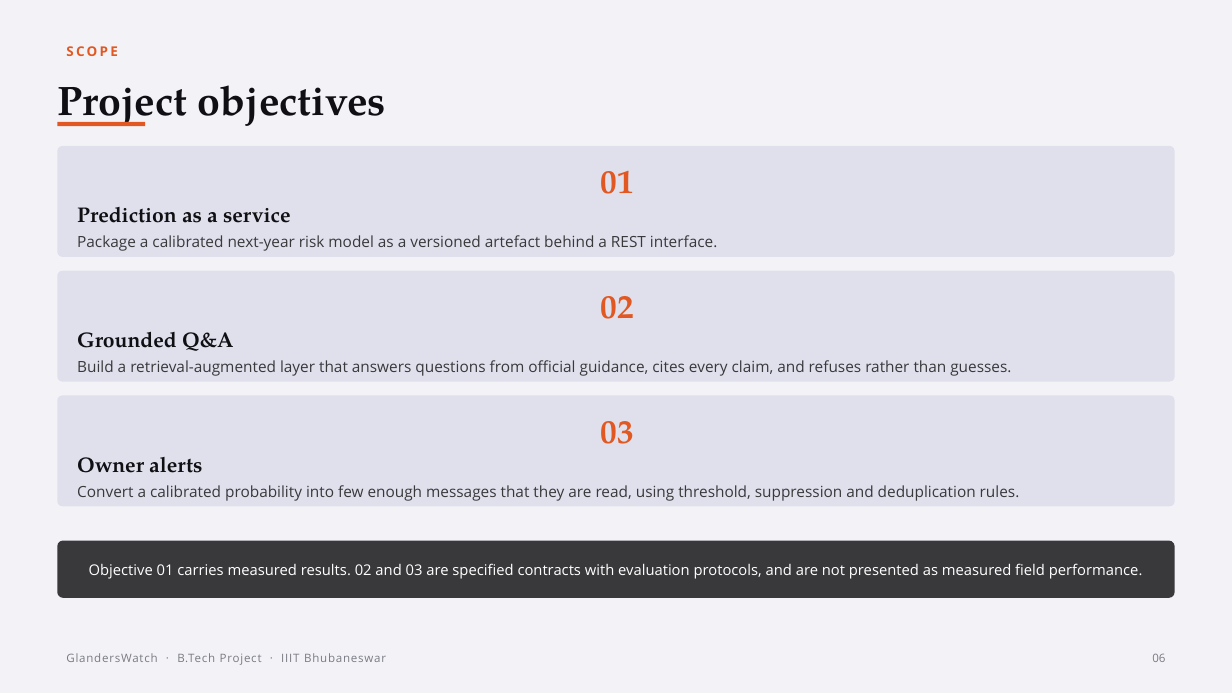
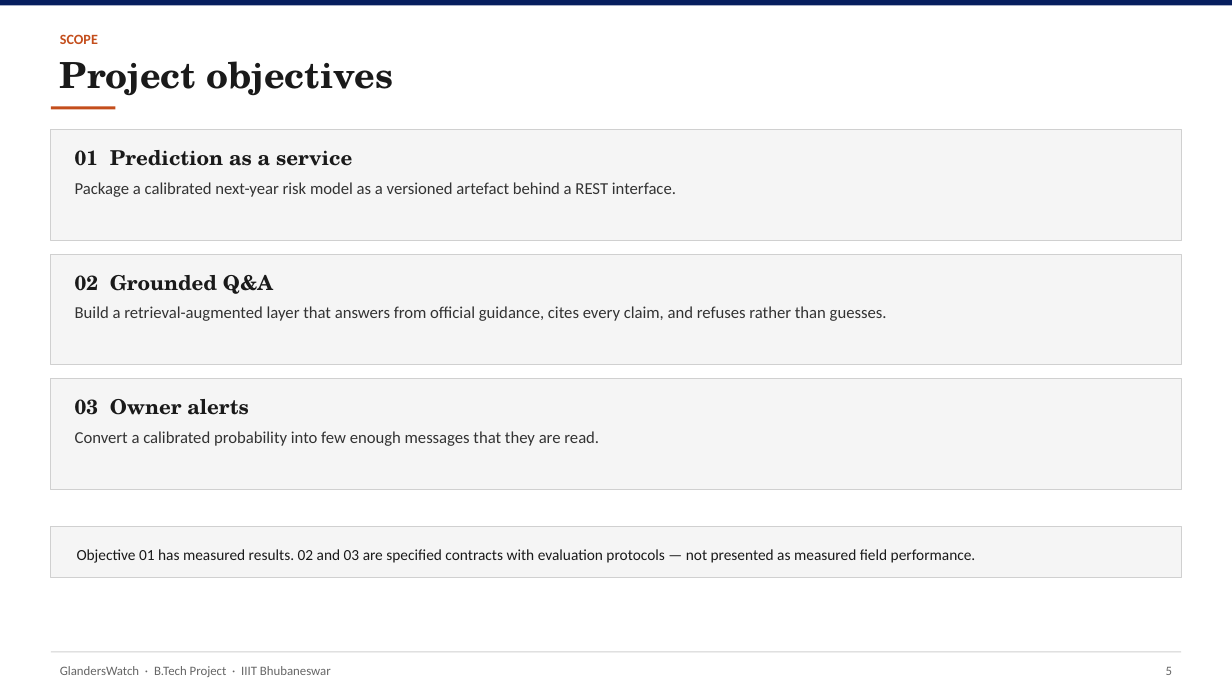
Before and after one commit to YuvrajSingh-mist/glandersWatch, a slide deck: slide 6 of slides/GlandersWatch_Deck.pptx. Drawn at 1232x693 pixels with LibreOffice and Linux fonts; fonts in the diff are those of the drawing. Boxes give left, top, right and bottom in pixels: in the first picture for what was removed or moved away, otherwise in the second. Text is boxed around its words. In the diff, an @@ line names an element or a change of style, - is before the commit and + after.

Commit message:
Simplify deck design and use report-exported figures only
Replace decorative pipeline art with charts cropped from Final_v2,
flatten the visual style to white slides with navy accents, and keep
IIIT logo as the only non-report image.

```diff
--- a/slides/GlandersWatch_Deck.pptx
+++ b/slides/GlandersWatch_Deck.pptx
@@ rectangle added at [0,0,1232,6], fill #061E5E @@
@@ text "SCOPE": place and size @@
-text "SCOPE" at [66,46,117,56]
+text "SCOPE" at [60,34,98,44]
@@ text "SCOPE" at [60,34,98,44]: size 10.5 to 11 pt, font Open Sans to Calibri, text colour #E25822 to #C44E1C, letter spacing 1.8 to 0 pt @@
@@ text "Project objectives": place and size @@
-text "Project objectives" at [57,85,386,126]
+text "Project objectives" at [60,61,393,96]
@@ text "Project objectives" at [60,61,393,96]: size 32 to 28 pt, font TeX Gyre Pagella to TeX Gyre Schola, text colour #101014 to #1A1A1A @@
@@ rectangle: place and size @@
-rectangle at [57,122,145,126]
+rectangle at [51,106,116,110]
@@ rectangle at [51,106,116,110]: fill #E25822 to #C44E1C @@
@@ rectangle added at [51,129,1181,240], fill #F5F5F5, outline #D0D0D0 0.75 pt @@
@@ text "01 Prediction as a service": place and size @@
-text "01 Prediction as a service" at [57,146,1175,257]
+text "01 Prediction as a service" at [75,150,676,197]
@@ text at [75,150,352,166]: text changed; size 16.5 to 16 pt; font TeX Gyre Pagella to TeX Gyre Schola; text colour #101014 to #1A1A1A @@
-01
-Prediction as a service
+01 Prediction as a service
@@ text at [75,182,676,197]: size 12 to 13 pt, font Open Sans to Calibri, text colour #39393C to #333333 in "Package a calibrated next-year risk model as ..." @@
@@ rectangle: place and size @@
-rectangle at [0,0,1232,693]
+rectangle at [51,254,1181,365]
@@ rectangle at [51,254,1181,365]: fill #F3F3F7 to #F5F5F5; outline none to #D0D0D0 0.75 pt @@
@@ text "02 Grounded Q&A": place and size @@
-text "02 Grounded Q&A" at [57,271,1175,382]
+text "02 Grounded Q&A" at [75,275,887,321]
@@ text at [75,275,887,321]: text changed; size 12 to 13 pt; font Open Sans to Calibri; text colour #39393C to #333333 @@
-02
-Grounded Q&A
-Build a retrieval-augmented layer that answers questions from official guidance, cites every claim, and refuses rather than guesses.
+02 Grounded Q&A
+Build a retrieval-augmented layer that answers from official guidance, cites every claim, and refuses rather than guesses.
@@ rectangle added at [51,379,1181,490], fill #F5F5F5, outline #D0D0D0 0.75 pt @@
@@ fill #E0E0EC to none in 3 elements at [75,150,676,197], [75,275,887,321], [75,399,599,446] @@
@@ text "03 Owner alerts": place and size @@
-text "03 Owner alerts" at [57,396,1175,506]
+text "03 Owner alerts" at [75,399,599,446]
@@ text at [75,399,599,446]: text changed; size 12 to 13 pt; font Open Sans to Calibri; text colour #39393C to #333333 @@
-03
-Owner alerts
-Convert a calibrated probability into few enough messages that they are read, using threshold, suppression and deduplication rules.
+03 Owner alerts
+Convert a calibrated probability into few enough messages that they are read.
@@ rectangle added at [51,527,1181,578], fill #F5F5F5, outline #D0D0D0 0.75 pt @@
@@ text "Objective 01 has measured results. ...": place and size @@
-text "Objective 01 has measured results. ..." at [57,541,1175,598]
+text "Objective 01 has measured results. ..." at [77,549,976,563]
@@ text "Objective 01 has measured results. ..." at [77,549,976,563]: fill #39393C to none @@
@@ text at [77,549,976,563]: text changed; size 11.5 to 12 pt; font Open Sans to Calibri; text colour #FFFFFF to #1A1A1A @@
-Objective 01 carries measured results. 02 and 03 are specified contracts with evaluation protocols, and are not presented as measured field performance.
+Objective 01 has measured results. 02 and 03 are specified contracts with evaluation protocols — not presented as measured field performance.
@@ text "GlandersWatch · B.Tech Project · ...": place and size @@
-text "GlandersWatch · B.Tech Project · ..." at [66,653,386,665]
+text "GlandersWatch · B.Tech Project · ..." at [60,666,331,677]
@@ text "GlandersWatch · B.Tech Project · ..." at [60,666,331,677]: size 9 to 10 pt, font Open Sans to Calibri, text colour #7A7A84 to #666666, letter spacing 0.6 to 0 pt @@
@@ rectangle added at [51,652,1181,653], fill #D0D0D0 @@
@@ text removed at [1152,653,1165,662] @@
-06
@@ text added at [1166,667,1172,675], 10 pt, text #666666 @@
+5
```
Also in this commit, not shown: 16 other slides changed, 6 slides added, 7 slides removed, 14 other files.
